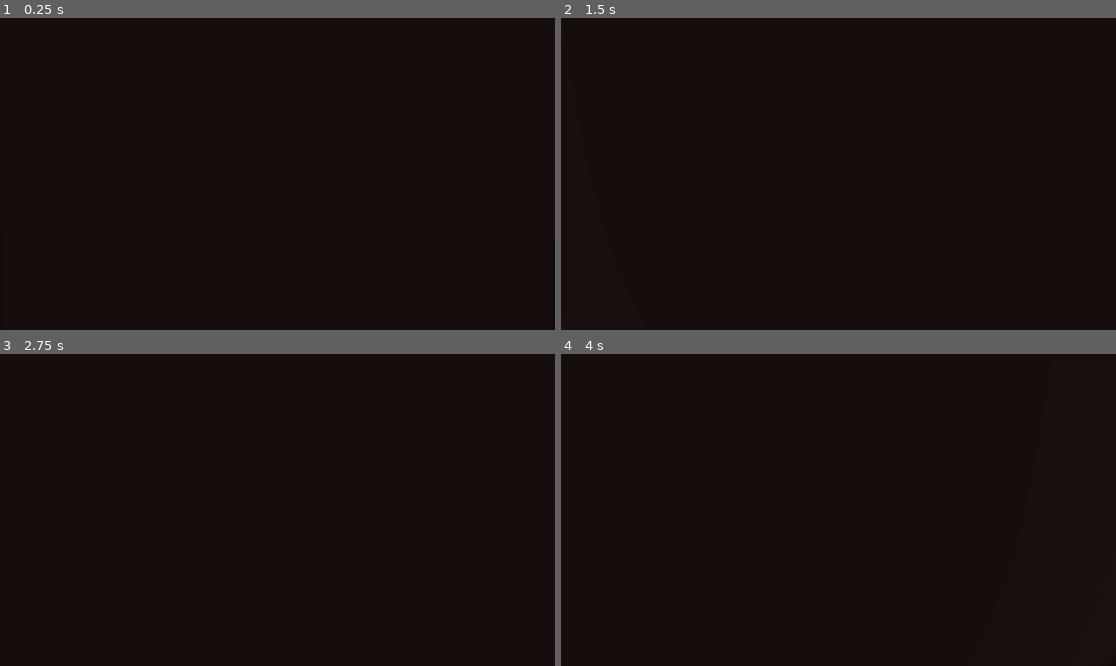
Above: before the commit, frames 1-4 (two rows, left to right).
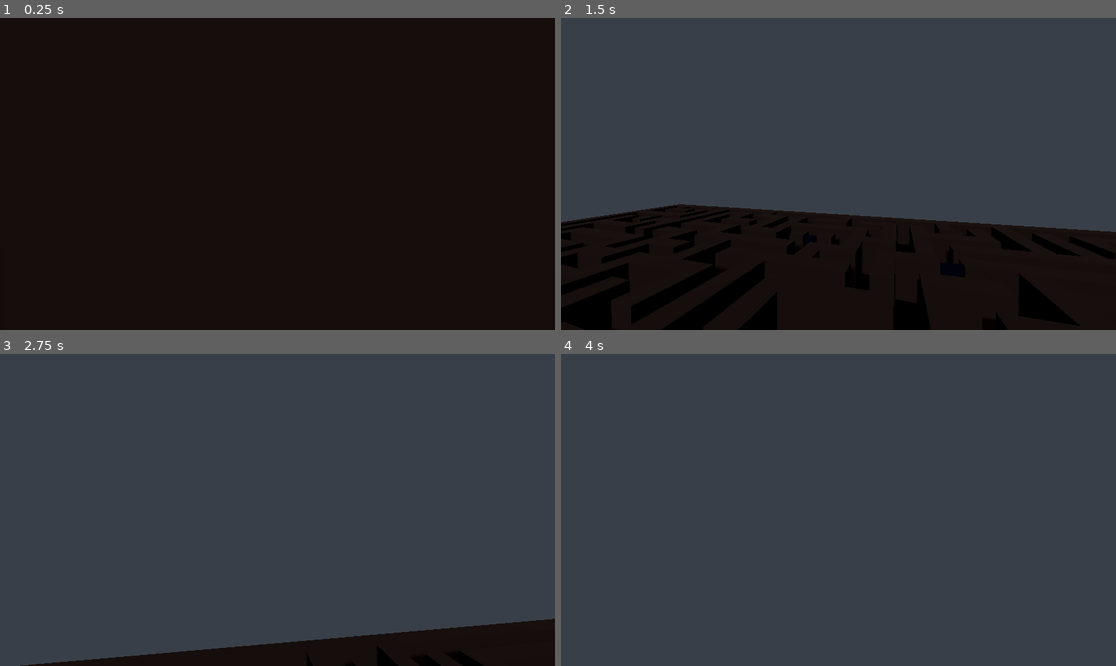
Above: after the commit, the same moments.

Repository: Madhusha2003/DarkMaze
Game: Godot game, scene res://Scenes/Main.tscn
Two runs of this game, one before a commit and one after it. Both use one fixed random seed, a clock stepped at 60 frames per second and the inputs below.
Inputs (mouse positions are in pixels of both pictures, inside the frame that each line leads up to):
- Up to frame 1 (0.25 s): no input
- Up to frame 2 (1.5 s): tap Enter at 0.5 s; move the mouse to (866, 174) at 0.52 s; hold Shift (run, bound only after the commit) 0.53-1.28 s; hold Up (ui_up) from 0.53 s (still down); tap Space at 0.77, 1.07 s; tap R at 0.8, 1.35 s; move the mouse to (810, 174) at 1.27 s
- Up to frame 3 (2.75 s): keep holding Up (ui_up); tap Space at 1.52, 1.82, 2.3 s; tap Ctrl at 1.55, 2.1 s; move the mouse to (288, 503) at 2.02 s
- Up to frame 4 (4 s): keep holding Up (ui_up); move the mouse to (832, 516) at 2.77 s; tap Space at 2.85, 3.02, 3.32, 3.5, 3.77 s; tap Shift (run, bound only after the commit) at 3.05 s; move the mouse to (877, 513) at 3.52 s; hold Shift (run, bound only after the commit) from 3.53 s (still down); tap R at 3.8 s

The runs differ from the first frame. In frame 2, 64% of the frame differs, in the area x 0-100%, y 0-69%; in frame 3, 93%; in frame 4, 100%, in the area x 0-100%, y 0-100%.

Commit message:
Added dev mode

Diff:
--- a/Player/Player.tscn
+++ b/Player/Player.tscn
@@ -26,8 +26,7 @@
 
 [node name="FlashLight" type="SpotLight3D" parent="CameraPivot/Camera3D" unique_id=1579038150]
 visible = false
-light_energy = 1.5
+light_color = Color(1, 1, 0.88235295, 1)
 shadow_enabled = true
 shadow_bias = 0.75
-spot_range = 12.0
-spot_angle = 40.0
+spot_range = 10.0
--- a/Scenes/Main.tscn
+++ b/Scenes/Main.tscn
@@ -32,6 +32,8 @@
 [node name="Maze" type="Node3D" parent="World" unique_id=1508511166]
 script = ExtResource("3_rgh2o")
 
+[node name="Exit" type="Node3D" parent="World" unique_id=969424883]
+
 [node name="PlayerSpawn" type="Node3D" parent="." unique_id=2085908481]
 transform = Transform3D(1, 0, 0, 0, 1, 0, 0, 0, 1, 0, 1, 0)
 
--- a/Scripts/game.gd
+++ b/Scripts/game.gd
@@ -2,19 +2,28 @@
 
 @onready var world = $World
 @onready var player_spawn = $PlayerSpawn
+@onready var player = $PlayerSpawn/Player
 
 @export var dev_mode = false
-
 
 func _ready():
 	world.generate_maze()
 	spawn_player()
+
+	player.dev_fly_mode = dev_mode
 
 func _input(event):
 	# Only allow export if dev_mode is true
 	if dev_mode and event is InputEventKey and event.is_pressed():
 		if event.keycode == KEY_P: # Press 'P' to export
 			export_current_maze()
+		if event.keycode == KEY_R: # Press 'R' to regenerate
+			world.generate_maze()
+			spawn_player()
+		if event.keycode == KEY_SPACE: # Fly mode
+			player.global_position += Vector3(0, 5, 0) # Move player up by 5 units for testing
+		if event.keycode == KEY_CTRL:
+			player.global_position -= Vector3(0, 5, 0) # Move player down by 5 units for testing
 
 func export_current_maze():
 	# Find the maze inside the World node
--- a/Scripts/maze.gd
+++ b/Scripts/maze.gd
@@ -4,6 +4,7 @@
 
 const WALL_SCENE = preload("res://World/Wall.tscn")
 const DOOR_SCENE = preload("res://World/Door.tscn")
+const EXIT_SCENE = preload("res://World/ExitGoal.tscn")
 
 @export var maze_width = 51
 @export var maze_height = 51
@@ -12,6 +13,7 @@
 @export var doors = 10
 
 var maze = []
+var exit_cell: Vector2i
 
 func _ready():
 	randomize()
@@ -73,12 +75,35 @@
 
 func add_random_exit():
 	var side = randi() % 4
+	var exit_pos = Vector2i()
 
 	match side:
-		0: maze[0][randi_range(1, maze_height-2)] = 0 # left
-		1: maze[maze_width-1][randi_range(1, maze_height-2)] = 0 # right
-		2: maze[randi_range(1, maze_width-2)][0] = 0 # top
-		3: maze[randi_range(1, maze_width-2)][maze_height-1] = 0 # bottom
+		0: # left
+			exit_pos = Vector2i(0, randi_range(1, maze_height - 2))
+		1: # right
+			exit_pos = Vector2i(maze_width - 1, randi_range(1, maze_height - 2))
+		2: # top
+			exit_pos = Vector2i(randi_range(1, maze_width - 2), 0)
+		3: # bottom
+			exit_pos = Vector2i(randi_range(1, maze_width - 2), maze_height - 1)
+
+	# Open wall
+	maze[exit_pos.x][exit_pos.y] = 0
+
+	# Store exit position for spawning
+	exit_cell = exit_pos
+
+	spawn_exit()
+
+func spawn_exit():
+	var exit = EXIT_SCENE.instantiate()
+	add_child(exit)
+
+	exit.position = Vector3(
+		exit_cell.x * wall_spacing,
+		0,
+		exit_cell.y * wall_spacing
+	)
 
 func build_maze():
 	for x in range(maze_width):
--- a/Scripts/player.gd
+++ b/Scripts/player.gd
@@ -15,6 +15,8 @@
 @onready var flashlight = $CameraPivot/Camera3D/FlashLight
 
 var flashlight_on = false
+
+var dev_fly_mode = false
 
 func _ready():
 	Input.set_mouse_mode(Input.MOUSE_MODE_CAPTURED)
@@ -47,9 +49,14 @@
 
 func _physics_process(delta):
 	var is_moving = Vector2(velocity.x, velocity.z).length() > 0.1
+	var current_speed = SPEED
 	# Gravity
-	if not is_on_floor():
+	if not is_on_floor() and not dev_fly_mode:
 		velocity.y -= gravity * delta
+	elif dev_fly_mode:
+		velocity.y = 0
+		current_speed *= 2.5 # Fly mode is faster
+
 
 	# Movement input
 	var input_dir = Vector3.ZERO
@@ -62,6 +69,10 @@
 		input_dir.z -= 1
 	if Input.is_action_pressed("ui_up"):
 		input_dir.z += 1
+	if Input.is_action_pressed("run"):
+		current_speed = SPEED * 1.5
+		if dev_fly_mode:
+			current_speed = SPEED * 3.75 # Fly mode run is even faster
 
 	input_dir = input_dir.normalized()
 
@@ -71,8 +82,8 @@
 
 	var direction = (right * input_dir.x) + (forward * input_dir.z)
 
-	velocity.x = direction.x * SPEED
-	velocity.z = direction.z * SPEED
+	velocity.x = direction.x * current_speed
+	velocity.z = direction.z * current_speed
 
 	if is_moving and is_on_floor():
 		bob_time += delta * bob_speed
--- /dev/null
+++ b/World/ExitGoal.tscn
@@ -0,0 +1,9 @@
+[gd_scene format=3 uid="uid://cp18v1tnct8wc"]
+
+[sub_resource type="BoxShape3D" id="BoxShape3D_dgb5g"]
+size = Vector3(2, 4, 2)
+
+[node name="ExitGoal" type="StaticBody3D" unique_id=570701142]
+
+[node name="CollisionShape3D" type="CollisionShape3D" parent="." unique_id=950821767]
+shape = SubResource("BoxShape3D_dgb5g")
--- a/project.godot
+++ b/project.godot
@@ -54,6 +54,11 @@
 "events": [Object(InputEventKey,"resource_local_to_scene":false,"resource_name":"","device":-1,"window_id":0,"alt_press …(192 unchanged characters)…
 ]
 }
+run={
+"deadzone": 0.2,
+"events": [Object(InputEventKey,"resource_local_to_scene":false,"resource_name":"","device":-1,"window_id":0,"alt_pressed":false,"shift_pressed":false,"ctrl_pressed":false,"meta_pressed":false,"pressed":false,"keycode":0,"physical_keycode":4194325,"key_label":0,"unicode":0,"location":0,"echo":false,"script":null)
+]
+}
 
 [physics]
 
